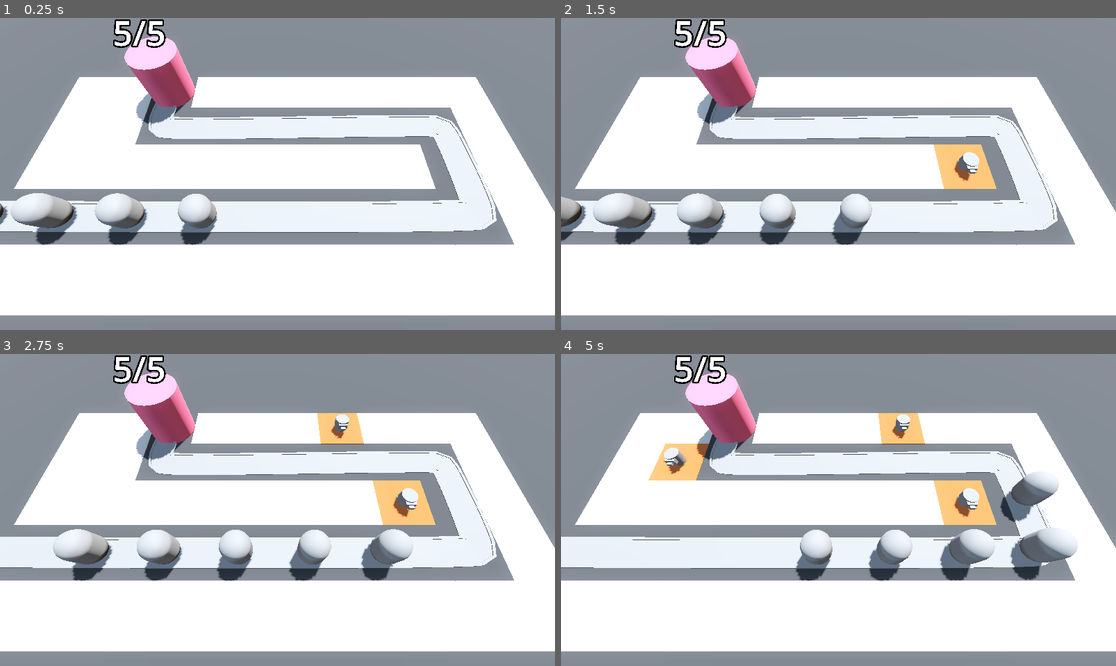
Above: before the commit, frames 1-4 (two rows, left to right).
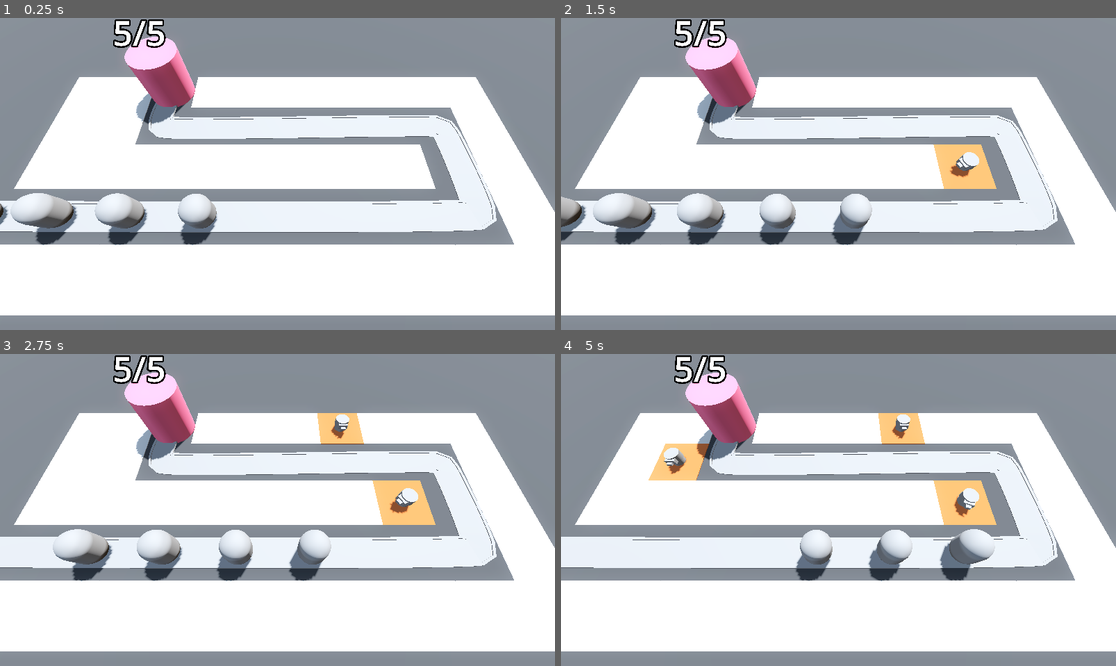
Above: after the commit, the same moments.

Repository: ivdobry/barbarianTD
Game: Godot game, scene res://scenes/base_level.tscn
The game is run twice, just before and just after one commit, with the same random seed, the same clock (stepped at 60 frames per second) and the same inputs.
Inputs (mouse positions are in pixels of both pictures, inside the frame that each line leads up to):
- Up to frame 1 (0.25 s): no input
- Up to frame 2 (1.5 s): move the mouse to (960, 158) at 0.52 s; press the mouse at (960, 158) at 0.53 s; move the mouse to (727, 189) at 1.27 s; release the mouse at (727, 189) at 1.28 s; click (727, 189) at 1.35 s
- Up to frame 3 (2.75 s): move the mouse to (333, 441) at 2.02 s; press the mouse at (333, 441) at 2.03 s
- Up to frame 4 (5 s): move the mouse to (810, 572) at 2.77 s; release the mouse at (810, 572) at 2.78 s; click (810, 572) at 2.85 s; move the mouse to (1005, 556) at 3.52 s; press the mouse at (1005, 556) at 3.53 s; move the mouse to (672, 463) at 4.27 s; release the mouse at (672, 463) at 4.28 s; click (672, 463) at 4.35 s

The runs differ from the first frame. In frame 2, 0.1% of the frame differs, in the area x 70-76%, y 43-53%; in frame 3, 1.0%; in frame 4, 2.1%, in the area x 71-94%, y 37-73%.

Commit message:
Add turrent range and enemy health.

Diff:
--- a/scenes/base_level.tscn
+++ b/scenes/base_level.tscn
@@ -106,7 +106,7 @@
 transform = Transform3D(-0.0069602854, 0.0020775187, -0.99996036, -2.3282752e-10, 0.99998546, 0.0020775672, 0.9999623, 1.4460902e-05, -0.006960272, -26.405573, 0, 6.0292697)
 
 [node name="Enemy2" parent="Path3D" instance=ExtResource("2_dbkse")]
-transform = Transform3D(-0.0055262498, 0.001783027, -0.99996895, -2.7713459e-06, 0.9999851, 0.0017830681, 0.9999712, 1.2625122e-05, -0.0055262325, -21.405851, -0.009489734, 6.059698)
+transform = Transform3D(-0.0055262498, 0.0017830264, -0.9999686, -2.7713459e-06, 0.99998474, 0.0017830674, 0.9999712, 1.2625118e-05, -0.00552623, -21.405851, -0.009489734, 6.059698)
 progress = 5.0
 
 [node name="Enemy3" parent="Path3D" instance=ExtResource("2_dbkse")]
@@ -118,12 +118,13 @@
 progress = 15.0
 
 [node name="Enemy5" parent="Path3D" instance=ExtResource("2_dbkse")]
-transform = Transform3D(-0.001969598, 0.0010527103, -0.9999842, -7.815954e-06, 0.99998707, 0.0010527269, 0.9999836, 9.889431e-06, -0.001969591, -6.40581, -0.0312357, 6.1182404)
+transform = Transform3D(-0.0019695973, 0.0010527103, -0.9999842, -7.815951e-06, 0.99998707, 0.0010527269, 0.99998325, 9.889431e-06, -0.001969591, -6.40581, -0.0312357, 6.1182404)
 progress = 20.0
 
 [node name="Base" parent="." instance=ExtResource("3_0n1tn")]
 transform = Transform3D(1, 0, 0, 0, 1, 0, 0, 0, 1, -10, 0, -6)
 
-[node name="TurretManager" type="Node3D" parent="."]
+[node name="TurretManager" type="Node3D" parent="." node_paths=PackedStringArray("enemy_path")]
 script = ExtResource("5_k2uud")
 turret = ExtResource("6_3aqo6")
+enemy_path = NodePath("../Path3D")
--- a/scenes/enemy/enemy.gd
+++ b/scenes/enemy/enemy.gd
@@ -1,8 +1,19 @@
 extends PathFollow3D
 
 @export var speed: float = 15
+@export var max_health: int = 50
+
+var current_health: int:
+	set(health_in):
+		current_health = health_in
+		if current_health < 1:
+			queue_free()
 
 @onready var base = get_tree().get_first_node_in_group("base")
+
+func _ready() -> void:
+	current_health = max_health
+
 # Called every frame. 'delta' is the elapsed time since the previous frame.
 func _process(delta: float) -> void:
 	progress += speed * delta
--- a/scenes/enemy/enemy.tscn
+++ b/scenes/enemy/enemy.tscn
@@ -1,8 +1,12 @@
-[gd_scene load_steps=3 format=3 uid="uid://dy8v6xnkbj4vx"]
+[gd_scene load_steps=4 format=3 uid="uid://dy8v6xnkbj4vx"]
 
 [ext_resource type="Script" uid="uid://bh4uwd5pu5cxv" path="res://scenes/enemy/enemy.gd" id="1_4a83h"]
 
 [sub_resource type="CapsuleMesh" id="CapsuleMesh_6tisa"]
+radius = 1.0
+height = 3.0
+
+[sub_resource type="CapsuleShape3D" id="CapsuleShape3D_4a83h"]
 radius = 1.0
 height = 3.0
 
@@ -15,3 +19,9 @@
 [node name="MeshInstance3D" type="MeshInstance3D" parent="."]
 transform = Transform3D(1, 0, 0, 0, 1, 0, 0, 0, 1, 0, 1.5, 0)
 mesh = SubResource("CapsuleMesh_6tisa")
+
+[node name="EnemyArea3D" type="Area3D" parent="." groups=["enemy_area"]]
+
+[node name="CollisionShape3D" type="CollisionShape3D" parent="EnemyArea3D"]
+transform = Transform3D(1, 0, 0, 0, 1, 0, 0, 0, 1, 0, 1.5, 0)
+shape = SubResource("CapsuleShape3D_4a83h")
--- a/scenes/turret/projectile.gd
+++ b/scenes/turret/projectile.gd
@@ -6,3 +6,11 @@
 
 func _physics_process(delta: float) -> void:
 	position += direction * speed * delta
+
+func _on_timer_timeout() -> void:
+	queue_free()
+
+func _on_area_entered(area: Area3D) -> void:
+	if area.is_in_group("enemy_area"):
+		area.get_parent().current_health -= 25
+		queue_free()
--- a/scenes/turret/projectile.tscn
+++ b/scenes/turret/projectile.tscn
@@ -19,3 +19,11 @@
 
 [node name="CollisionShape3D" type="CollisionShape3D" parent="."]
 shape = SubResource("SphereShape3D_fcm3p")
+
+[node name="Timer" type="Timer" parent="."]
+wait_time = 2.0
+one_shot = true
+autostart = true
+
+[connection signal="area_entered" from="." to="." method="_on_area_entered"]
+[connection signal="timeout" from="Timer" to="." method="_on_timer_timeout"]
--- a/scenes/turret/turret.gd
+++ b/scenes/turret/turret.gd
@@ -1,13 +1,35 @@
 extends Node3D
 
 @export var projectile: PackedScene
+@export var turret_range := 10.0
 
-# Called when the node enters the scene tree for the first time.
-func _ready() -> void:
+@onready var turret_top: MeshInstance3D = $TurretBase/TurretTop
+
+var enemy_path: Path3D
+var target: PathFollow3D
+
+func _physics_process(_delta: float) -> void:
+	target = _find_best_target()
+	if target:
+		look_at(target.global_position, Vector3.UP, true)
+
+func _on_timer_timeout() -> void:
+	if !target:
+		return
+
 	var shot = projectile.instantiate()
 	add_child(shot)
+	shot.global_position = turret_top.global_position
+	shot.direction = global_transform.basis.z
 
+func _find_best_target() -> PathFollow3D:
+	var best_target = null
+	var best_progress := 0
+	for enemy in enemy_path.get_children():
+		var distance = global_position.distance_to(enemy.global_position)
+		if enemy is PathFollow3D and distance <= turret_range:
+			if enemy.progress > best_progress:
+				best_target = enemy
+				best_progress = enemy.progress
 
-# Called every frame. 'delta' is the elapsed time since the previous frame.
-func _process(_delta: float) -> void:
-	pass
+	return best_target
--- a/scenes/turret/turret.tscn
+++ b/scenes/turret/turret.tscn
@@ -37,3 +37,8 @@
 [node name="Barrel" type="MeshInstance3D" parent="TurretBase/TurretTop/Visor"]
 transform = Transform3D(1, 0, 0, 0, 1, 0, 0, 0, 1, 0, 0, 0.2165209)
 mesh = SubResource("BoxMesh_i6dxt")
+
+[node name="Timer" type="Timer" parent="."]
+autostart = true
+
+[connection signal="timeout" from="Timer" to="." method="_on_timer_timeout"]
--- a/scenes/turret_manager.gd
+++ b/scenes/turret_manager.gd
@@ -1,8 +1,10 @@
 extends Node3D
 
 @export var turret: PackedScene
+@export var enemy_path: Path3D
 
 func build_turret(tile_position: Vector3) -> void:
 	var new_turret = turret.instantiate()
 	add_child(new_turret)
 	new_turret.global_position = tile_position
+	new_turret.enemy_path = enemy_path
